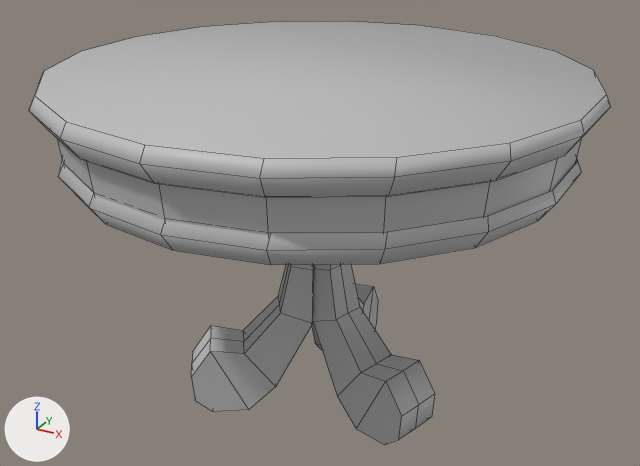
Renders of the FBX model Major Production - Team 1 Project - AIE/Assets/Models/Table/obj_table.fbx from each side of a commit.
Before and after are seen from a 50 mm lens placed at (0.288, -1.968, 1.543), pointed at (-0.828, 0.061, 0.528). Arrows for +X, +Y and +Z are at lower left; the lights stay in place. Mesh edges are drawn as thin lines. Where no turn or scale is listed for an object, it has been applied to the vertices.

Script lines for the objects in view, before the commit:
```python
mat_shd_table = principled_material('shd_table')
mat_shd_table.base_color = (0.5, 0.5, 0.5)  # grey #bcbcbc
me_mesh = bpy.data.meshes.new('Mesh')
me_mesh.from_pydata(...)  # 396 vertices, 315 faces; spans x -0.724..0.724, y -0.734..0.734, z -0.503..0.503
me_mesh.materials.append(mat_shd_table)  # grey #bcbcbc
ob_geo_table = bpy.data.objects.new('geo_table', me_mesh)
ob_geo_table.location = (-0.822, 0.048, 0.495)
```
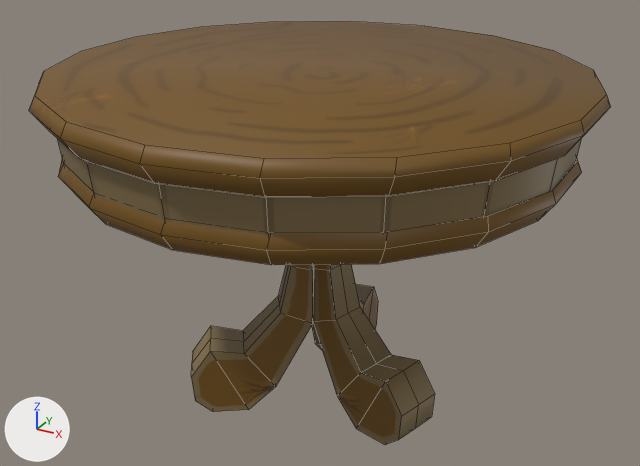
What differs and where, as boxes (x1, y1, x2, y2) in the pictures (640 x 466 px):
'geo_table', surface changed (grey to brown)
    both: (29, 21, 611, 445)

What the commit changed:
Picture 'tex_table.tga' (img_tex_table_tga) is new.
In material 'shd_table' (mat_shd_table), base_color is no longer (0.5, 0.5, 0.5), grey #bcbcbc.
In material 'shd_table' (mat_shd_table), texture is now set to img_tex_table_tga.
me_mesh has 396 vertices, 315 faces and spans x -0.724..0.724, y -0.734..0.734, z -0.503..0.503.
me_mesh is used by ob_geo_table; location (-0.822, 0.048, 0.495).
me_mesh part 1: texture (UV) coordinates of 315 of 315 faces, centred in x -0.717..0.717, y -0.701..0.701, z -0.503..0.503, changed; they spanned u 0.02..0.96, v 0.28..0.97 and now span u 0.01..0.99, v 0.02..0.96.
